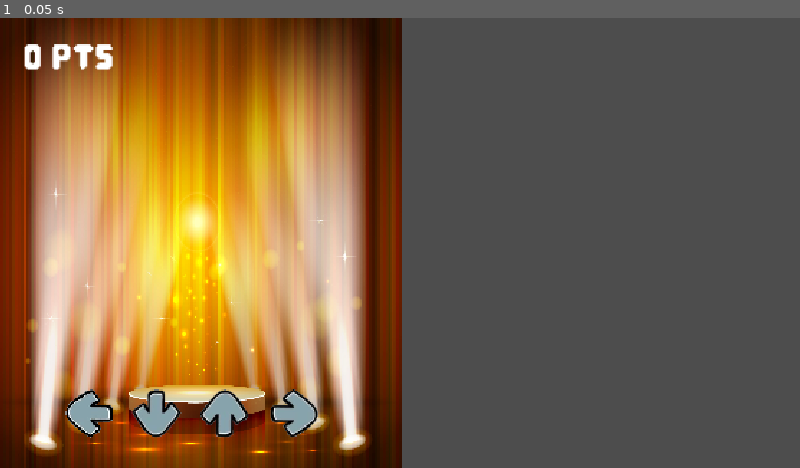
Above: before the commit, frame 1.
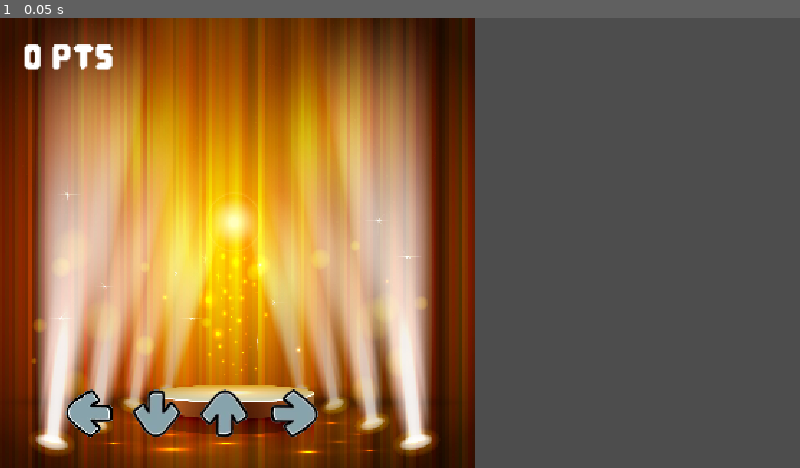
Above: after the commit, the same moment.

Repository: Ewie28/DDR
Game: Godot game, scene res://scenes/Rhythms/BaseRhythm.tscn
The game is run twice, just before and just after one commit, with the same random seed, the same clock (stepped at 60 frames per second) and the same inputs. The project has no main scene, so this scene is started directly. Sound files missing from this copy of the repository are replaced by a short silence.
Inputs:
- Up to frame 1 (0.05 s): no input

The runs differ from the first frame. In frame 1, 40% of the frame differs, in the area x 2-60%, y 0-100%.

Commit message:
Cycling through images works
Move the arrows :0

Diff:
--- a/ddr/scenes/RhythmObjects/rhythm_game_manager.gd
+++ b/ddr/scenes/RhythmObjects/rhythm_game_manager.gd
@@ -5,63 +5,67 @@
 	"rhythm1": {
 		"title": "Catch the Cat",
 		"music": "res://assets/audio/song_1.wav",
-		"background_image": "res://assets/rhythm/space.jpg",  # Leave empty for now
+		"background_images": ["res://assets/rhythm/rightImages/1_1.png",
+		"res://assets/rhythm/rightImages/1_3.png", "res://assets/rhythm/rightImages/1_2.png"
+		],
 		"note_data": "[[2.03600317184448, 3.20933681671143, 4.04133659545898, 4.93733650390625, 7.13466983978272, 7.806669771 …(3890 unchanged characters)…
 "
 	},
 	"rhythm2": {
 		"title": "Clean the Cars",
 		"music": "res://assets/audio/song_2.wav",
-		"background_image": "res://assets/rhythm/forest.png",
+		"background_images": ["res://assets/rhythm/space.jpg",
+		"res://assets/rhythm/forest.png"
+		],
 		"note_data": "[[1.07600037211609, 5.74800054187012, 7.15600053424072, 11.2733339464111, 12.596000114624, 15.262666145 …(3162 unchanged characters)…
 		"
 	},
 	"rhythm3": {
 		"title": "Chase the Robber",
 		"music": "res://assets/audio/song_3.wav",
-		"background_image": "",
+		"background_images": [],
 		"note_data": "[[0.92666689509583, 3.54000035876465, 5.23600045794678, 9.14000074023437, 9.46000043505859, 9.833333412 …(3470 unchanged characters)…
 		"
 	},
 	"rhythm4": {
 		"title": "4",
 		"music": "res://assets/audio/song_4.wav",
-		"background_image": "",
+		"background_images": [],
 		"note_data": "[[6.24933377856445, 8.38266698474121, 11.6466669237061, 16.553332725708, 17.4066671525879, 19.508000770 …(2423 unchanged characters)…
 "
 	},
 	"rhythm5": {
 		"title": "5",
 		"music": "res://assets/audio/song_5.wav",
-		"background_image": "",
+		"background_images": [],
 		"note_data": "[[4.99027214204712, 6.59018144761963, 9.21403608476562, 9.80068025743408, 15.0910655037109, 19.72013578 …(3393 unchanged characters)…
 		"
 	},
 	"rhythm6": {
 		"title": "6",
 		"music": "res://assets/audio/song_6.wav",
-		"background_image": "",
+		"background_images": [],
 		"note_data": "[[0.57466659700317, 2.61200008546753, 4.9266668335144, 7.50800047075195, 9.95066652452392, 13.545333005 …(2954 unchanged characters)…
 		"
 	},
 	"rhythm7": {
 		"title": "7",
 		"music": "res://assets/audio/song_7.wav",
-		"background_image": "",
+		"background_images": [],
 		"note_data": "[[5.9608841911499, 6.34485254442139, 10.0353289619629, 10.867279149646, 11.2832652107422, 12.4992066398 …(2230 unchanged characters)…
 		"
 	},
 	"rhythm8": {
 		"title": "8",
 		"music": "res://assets/audio/song_8.wav",
-		"background_image": "",
+		"background_images": [],
 		"note_data": "[[0.13718829309387, 8.28607759630127, 12.5204993263428, 18.7068472877686, 19.1335154548828, 19.56013593 …(3124 unchanged characters)…
 		"
 	},
 	"rhythm9": {
 		"title": "9",
 		"music": "res://assets/audio/song_9.wav",
-		"background_image": "",
+		"background_images": [],
 		"note_data": "[[0.58533344423218, 2.58000002061768, 2.9106665626709, 6.23866663133545, 6.60133371507568, 6.9746666923 …(3787 unchanged characters)…
 		"
 	}
--- a/ddr/scenes/Rhythms/BaseRhythm.tscn
+++ b/ddr/scenes/Rhythms/BaseRhythm.tscn
@@ -15,8 +15,8 @@
 [node name="Camera2D" type="Camera2D" parent="."]
 
 [node name="BackgroundLeft" type="Sprite2D" parent="."]
-position = Vector2(-292, -23)
-scale = Vector2(0.237097, 0.302)
+position = Vector2(-239.5, -23)
+scale = Vector2(0.279436, 0.302)
 texture = ExtResource("1_op5qb")
 
 [node name="KeyListener" parent="." instance=ExtResource("1_8xu51")]
@@ -49,8 +49,9 @@
 [node name="LevelEditor" parent="." instance=ExtResource("4_brmj2")]
 
 [node name="BackgroundImage" type="TextureRect" parent="."]
-offset_top = -320.0
-offset_right = 576.0
-offset_bottom = 320.0
+offset_left = 96.0
+offset_top = -328.0
+offset_right = 584.0
+offset_bottom = 336.0
 expand_mode = 4
 stretch_mode = 5
--- a/ddr/scenes/Rhythms/base_rhythm.gd
+++ b/ddr/scenes/Rhythms/base_rhythm.gd
@@ -1,5 +1,13 @@
 extends Node2D
+
 @onready var background_image = $BackgroundImage  # Reference to the TextureRect
+
+# Background cycling variables
+var background_images = []
+var current_bg_index = 0
+var bg_cycle_time = 2.0  # Default cycle time
+var bg_cycle_timer = 0.0
+var cycling_enabled = false
 
 func _ready():
 	# Connect to the start game signal to update the background
@@ -9,6 +17,17 @@
 	# Ensure the background image is empty at first
 	clear_background()
 
+func _process(delta):
+	# Only process if cycling is enabled and we have images to cycle through
+	if cycling_enabled and background_images.size() > 1:
+		bg_cycle_timer += delta
+
+		# Time to switch to the next image
+		if bg_cycle_timer >= bg_cycle_time:
+			bg_cycle_timer = 0.0
+			current_bg_index = (current_bg_index + 1) % background_images.size()
+			update_background_image()
+
 func _on_start_rhythm_game(level_id):
 	# Get the rhythm game manager node
 	var rhythm_game_manager = get_node_or_null("RhythmGameManager")
@@ -16,24 +35,61 @@
 		print("Cannot load background - missing RhythmGameManager or invalid level")
 		return
 
-	# Get the background image path from the level data
+	# Get the background image paths from the level data
 	var level_data = rhythm_game_manager.levels[level_id]
-	var bg_path = level_data.background_image
+
+	# Reset variables
+	current_bg_index = 0
+	bg_cycle_timer = 0.0
+
+	# Set the cycle time from level data
+	if "background_cycle_time" in level_data:
+		bg_cycle_time = level_data.background_cycle_time
+	else:
+		bg_cycle_time = 2.0  # Default fallback
+
+	# Store the background images
+	if "background_images" in level_data and level_data.background_images.size() > 0:
+		background_images = level_data.background_images
+		cycling_enabled = true
+		update_background_image()
+	else:
+		# Handle backward compatibility with old "background_image" field
+		if "background_image" in level_data and level_data.background_image != "":
+			background_images = [level_data.background_image]
+			cycling_enabled = false
+			update_background_image()
+		else:
+			background_images = []
+			cycling_enabled = false
+			clear_background()
+
+func update_background_image():
+	# Make sure we have images to display
+	if background_images.size() == 0:
+		clear_background()
+		return
+
+	# Get the current image to display
+	var bg_path = background_images[current_bg_index]
 
 	# Update the background image
 	if bg_path and bg_path != "":
-		print("Loading background image: " + bg_path)
+		print("Displaying background image: " + bg_path)
 		background_image.texture = load(bg_path)
 		background_image.visible = true
 	else:
-		print("No background image specified for level: " + level_id)
+		print("Invalid background image path")
 		clear_background()
 
 func clear_background():
 	# Clear and hide the background image when no valid image is available
+	background_images = []
+	cycling_enabled = false
 	background_image.texture = null
 	background_image.visible = false
 
 func _on_rhythm_game_ended(_success):
-	# Clear the background when the game ends
+	# Stop the background cycling and clear the background when the game ends
+	cycling_enabled = false
 	clear_background()
Binary file added: ddr/assets/rhythm/rightImages/1_1.png
Binary file added: ddr/assets/rhythm/rightImages/1_2.png
Binary file added: ddr/assets/rhythm/rightImages/1_3.png
